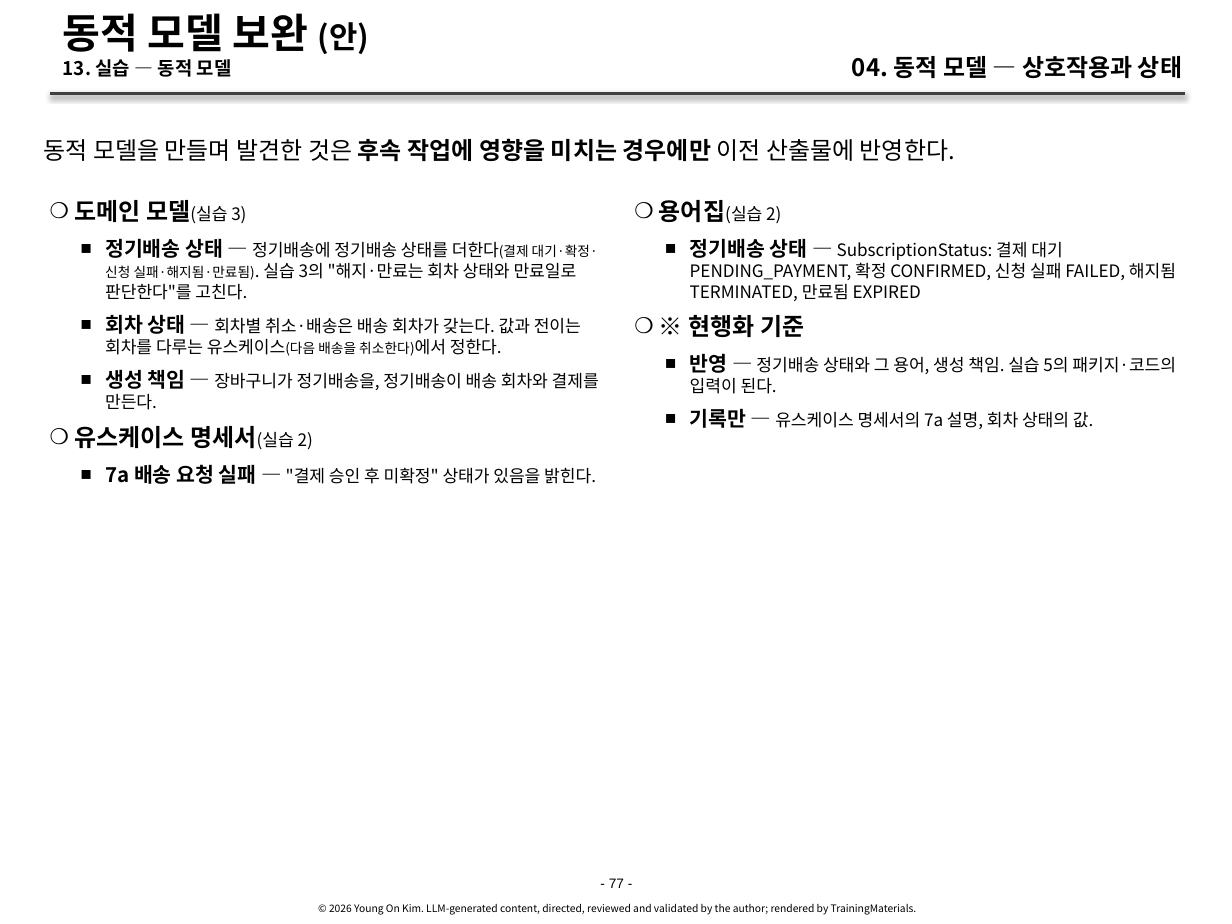
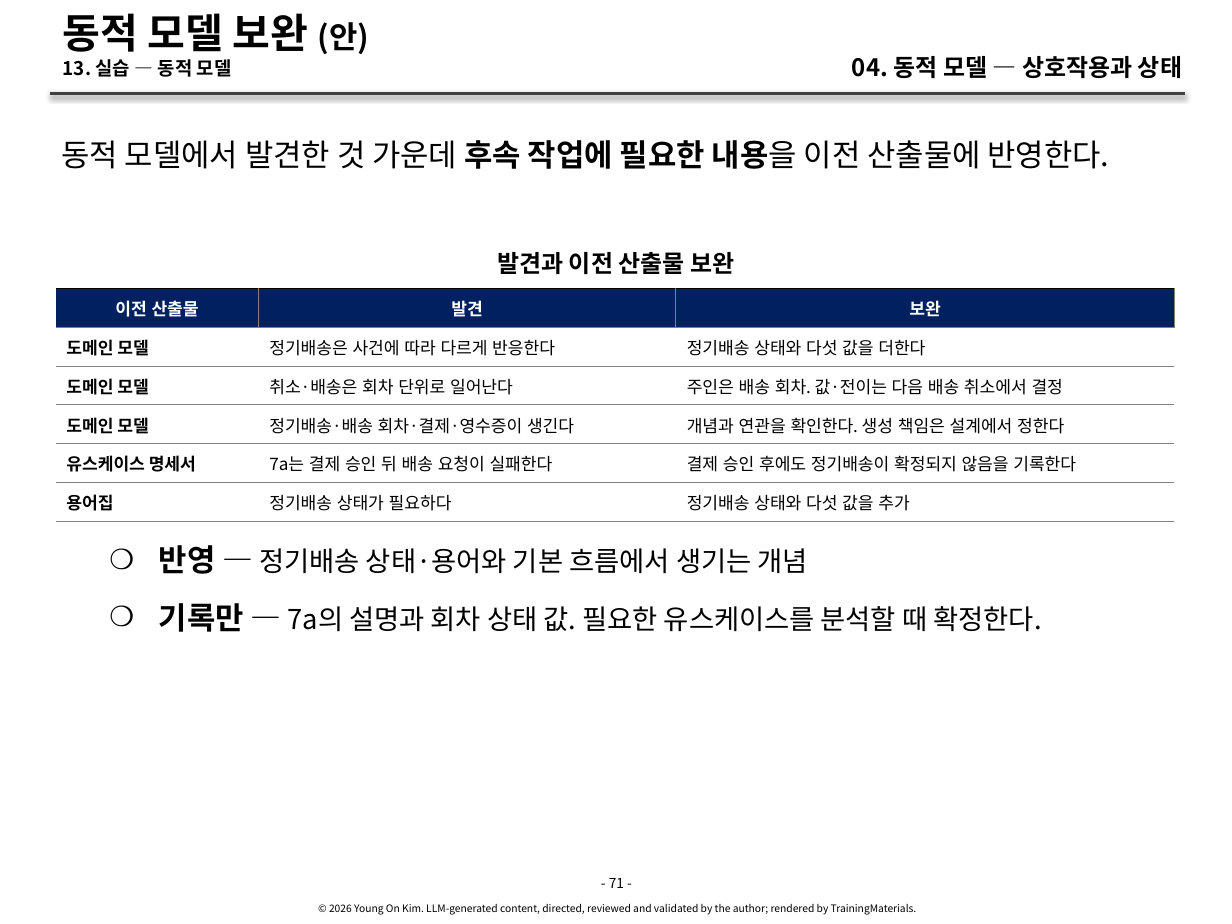
Before and after one commit to YoungSan77/TrainingMaterials, a slide deck: slide 71 of courses/ooad/sessions/s04.pptx (slide 77 before the commit). Drawn at 1232x924 pixels with LibreOffice and Linux fonts; fonts in the diff are those of the drawing. Boxes give left, top, right and bottom in pixels: in the first picture for what was removed or moved away, otherwise in the second. Text is boxed around its words. In the diff, an @@ line names an element or a change of style, - is before the commit and + after.

```diff
--- a/courses/ooad/sessions/s04.pptx
+++ b/courses/ooad/sessions/s04.pptx
@@ text at <box>61,140,1110,169</box>: text changed; size 14 to 18 pt @@
-동적 모델을 만들며 발견한 것은 후속 작업에 영향을 미치는 경우에만 이전 산출물에 반영한다.
+동적 모델에서 발견한 것 가운데 후속 작업에 필요한 내용을 이전 산출물에 반영한다.
@@ text removed at <box>74,200,599,484</box> @@
-    ❍ 도메인 모델(실습 3)
-      ■ 정기배송 상태 — 정기배송에 정기배송 상태를 더한다(결제 대기·확정·신청 실패·해지됨·만료됨). 실습 3의 "해지·만료는 회차 상태와 만료일로 판단한다"를 고친다.
-      ■ 회차 상태 — 회차별 취소·배송은 배송 회차가 갖는다. 값과 전이는 회차를 다루는 유스케이스(다음 배송을 취소한다)에서 정한다.
-      ■ 생성 책임 — 장바구니가 정기배송을, 정기배송이 배송 회차와 결제를 만든다.
-    ❍ 유스케이스 명세서(실습 2)
-      ■ 7a 배송 요청 실패 — "결제 승인 후 미확정" 상태가 있음을 밝힌다.
@@ text removed at <box>659,200,1176,429</box> @@
-    ❍ 용어집(실습 2)
-      ■ 정기배송 상태 — SubscriptionStatus: 결제 대기 PENDING_PAYMENT, 확정 CONFIRMED, 신청 실패 FAILED, 해지됨 TERMINATED, 만료됨 EXPIRED
-    ❍ ※ 현행화 기준
-      ■ 반영 — 정기배송 상태와 그 용어, 생성 책임. 실습 5의 패키지·코드의 입력이 된다.
-      ■ 기록만 — 유스케이스 명세서의 7a 설명, 회차 상태의 값.
@@ text added at <box>497,252,734,274</box>, 14 pt, text #000000, bold @@
+발견과 이전 산출물 보완
@@ table added at <box>55,288,1175,811</box>, 6 rows, 3 columns @@
+이전 산출물 | 발견 | 보완
+도메인 모델 | 정기배송은 사건에 따라 다르게 반응한다 | 정기배송 상태와 다섯 값을 더한다
+도메인 모델 | 취소·배송은 회차 단위로 일어난다 | 주인은 배송 회차. 값·전이는 다음 배송 취소에서 결정
+도메인 모델 | 정기배송·배송 회차·결제·영수증이 생긴다 | 개념과 연관을 확인한다. 생성 책임은 설계에서 정한다
+유스케이스 명세서 | 7a는 결제 승인 뒤 배송 요청이 실패한다 | 결제 승인 후에도 정기배송이 확정되지 않음을 기록한다
+용어집 | 정기배송 상태가 필요하다 | 정기배송 상태와 다섯 값을 추가
@@ text added at <box>159,545,1042,632</box>, 16 pt, text #000000 @@
+    ❍ 반영 — 정기배송 상태·용어와 기본 흐름에서 생기는 개념
+    ❍ 기록만 — 7a의 설명과 회차 상태 값. 필요한 유스케이스를 분석할 때 확정한다.
@@ text at <box>609,878,624,888</box>: text changed; font Arial to Noto Sans CJK KR @@
-- 77 -
+- 71 -
```
Also in this commit, not shown: 55 other slides changed, 6 slides removed, 9 other files.
